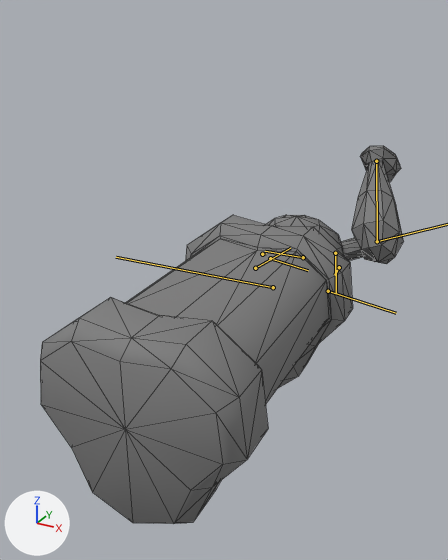
An edit to the glTF model public/units/bomb.glb, drawn before and after from the same camera.
Both versions are drawn from a camera (50 mm lens) standing at (47.8, -140.8, 96.9) and looking at (-7.4, -40.5, 46.7). Lighting does not change. The marker at lower left points along +X, +Y and +Z. The first picture is the older version. The bones that bend it are drawn over the model as lines. Mesh edges are drawn as thin lines.

Objects in the first picture: 'Body'.
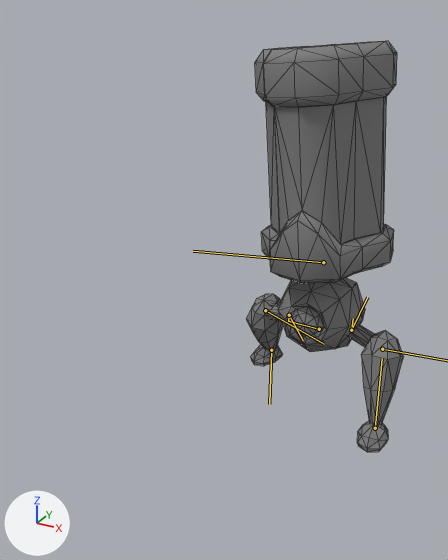
The newer file adds an action. The first version stands in its rest pose; the second is drawn at frame 14 of the action 'idle'.

Location of each change, (x1, y1, x2, y2) in pixels of the pictures (448 x 560 px):
'Body', posed (57% narrower, 9% taller)
    before: (40, 146, 403, 524)
    after: (246, 41, 403, 452)
bone 'Bone002', root to tip
    before: (273, 287) to (116, 257)
    after: (323, 262) to (193, 251)
bone 'Bone001', root to tip
    before: (303, 257) to (265, 251)
    after: (319, 329) to (288, 321)
bone 'Dummy008', root to tip
    before: (339, 267) to (334, 275)
    after: (351, 330) to (353, 318)
bone 'Bone003', root to tip
    before: (335, 253) to (336, 293)
    after: (351, 330) to (367, 297)
bone 'Bone005', root to tip
    before: (376, 161) to (377, 241)
    after: (375, 428) to (382, 358)
bone 'Dummy009', root to tip
    before: (262, 254) to (266, 253)
    after: (289, 315) to (288, 321)
bone 'Bone003(mirrored)', root to tip
    before: (270, 258) to (308, 270)
    after: (289, 315) to (303, 340)
bone 'Bone004(mirrored)', root to tip
    before: (255, 268) to (290, 248)
    after: (265, 310) to (324, 344)
bone 'Bone005(mirrored)', root to tip
    before: (328, 291) to (396, 313)
    after: (271, 350) to (269, 404)

The change in detail:
Object 'Dummy007' (bone_rig_object) moves from (0.4, 0.0, 46.4) to (0.0, 0.0, 39.0).
Object 'Dummy007' (bone_rig_object) turns from (0, 0, 3) to (-1, -1, -12) degrees about its own x, y and z.
Bone 'Bone002' (bone_bone002) moves from (0.0, 0.0, 0.0) to (-36.3, 0.0, 0.1).
Bone 'Bone002' (bone_bone002) turns from (0, 0, 0) to (87, 86, 73) degrees about its own x, y and z.
Bone 'Bone001' (bone_bone001) moves from (0.0, 0.0, 0.0) to (-18.7, 0.0, 18.8).
Bone 'Bone001' (bone_bone001) turns from (0, 0, 0) to (86, 90, 76) degrees about its own x, y and z.
Bone 'Dummy008' (bone_dummy008) turns from (0, 0, 0) to (-8, 0, 0) degrees about its own x, y and z.
Bone 'Bone003' (bone_bone003) moves from (0.0, 0.0, 0.0) to (-0.5, 2.3, 2.3).
Bone 'Bone003' (bone_bone003) turns from (0, 0, 0) to (-57, -39, 17) degrees about its own x, y and z.
Bone 'Bone004' (bone_bone004) turns from (0, 0, 0) to (0, 0, 20) degrees about its own x, y and z.
Bone 'Bone005' (bone_bone005) turns from (0, 0, 0) to (-8, 12, -22) degrees about its own x, y and z.
Bone 'Dummy009' (bone_dummy009) turns from (0, 0, 0) to (-15, 0, 0) degrees about its own x, y and z.
Bone 'Bone003(mirrored)' (bone_bone003_mirrored) moves from (0.0, 0.0, 0.0) to (0.1, -2.0, -0.5).
Bone 'Bone003(mirrored)' (bone_bone003_mirrored) turns from (0, 0, 0) to (-49, 29, -50) degrees about its own x, y and z.
Bone 'Bone004(mirrored)' (bone_bone004_mirrored) turns from (0, 0, 0) to (0, 0, -25) degrees about its own x, y and z.
Bone 'Bone005(mirrored)' (bone_bone005_mirrored) turns from (0, 0, 0) to (11, 6, -23) degrees about its own x, y and z.
